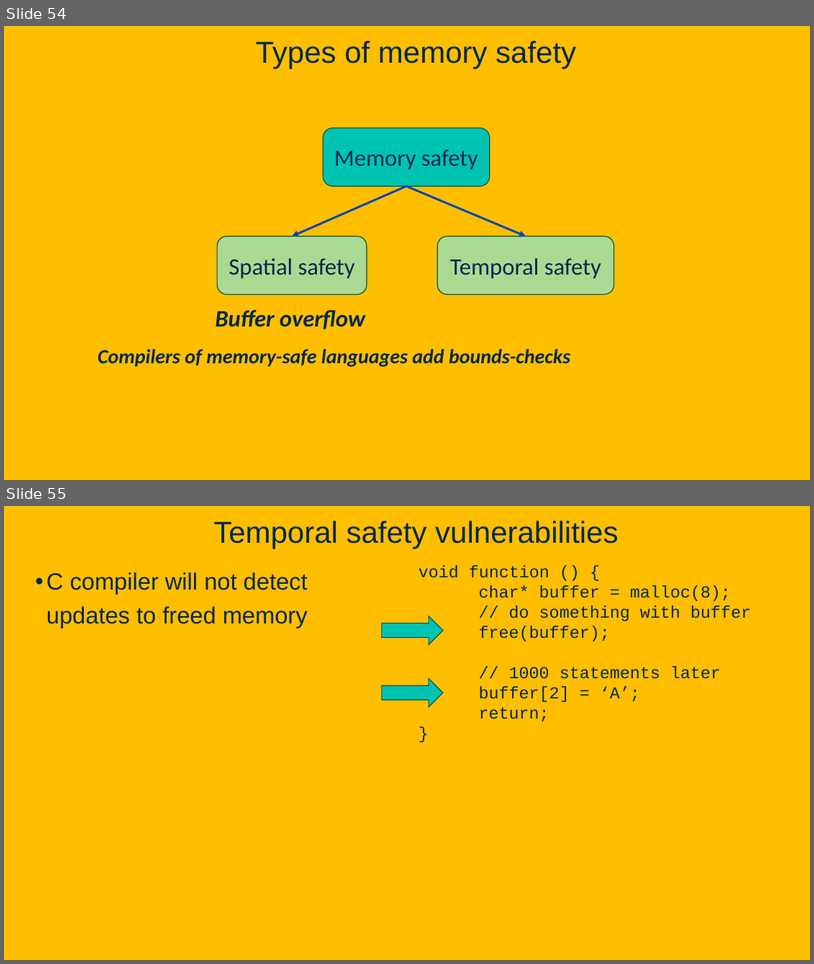
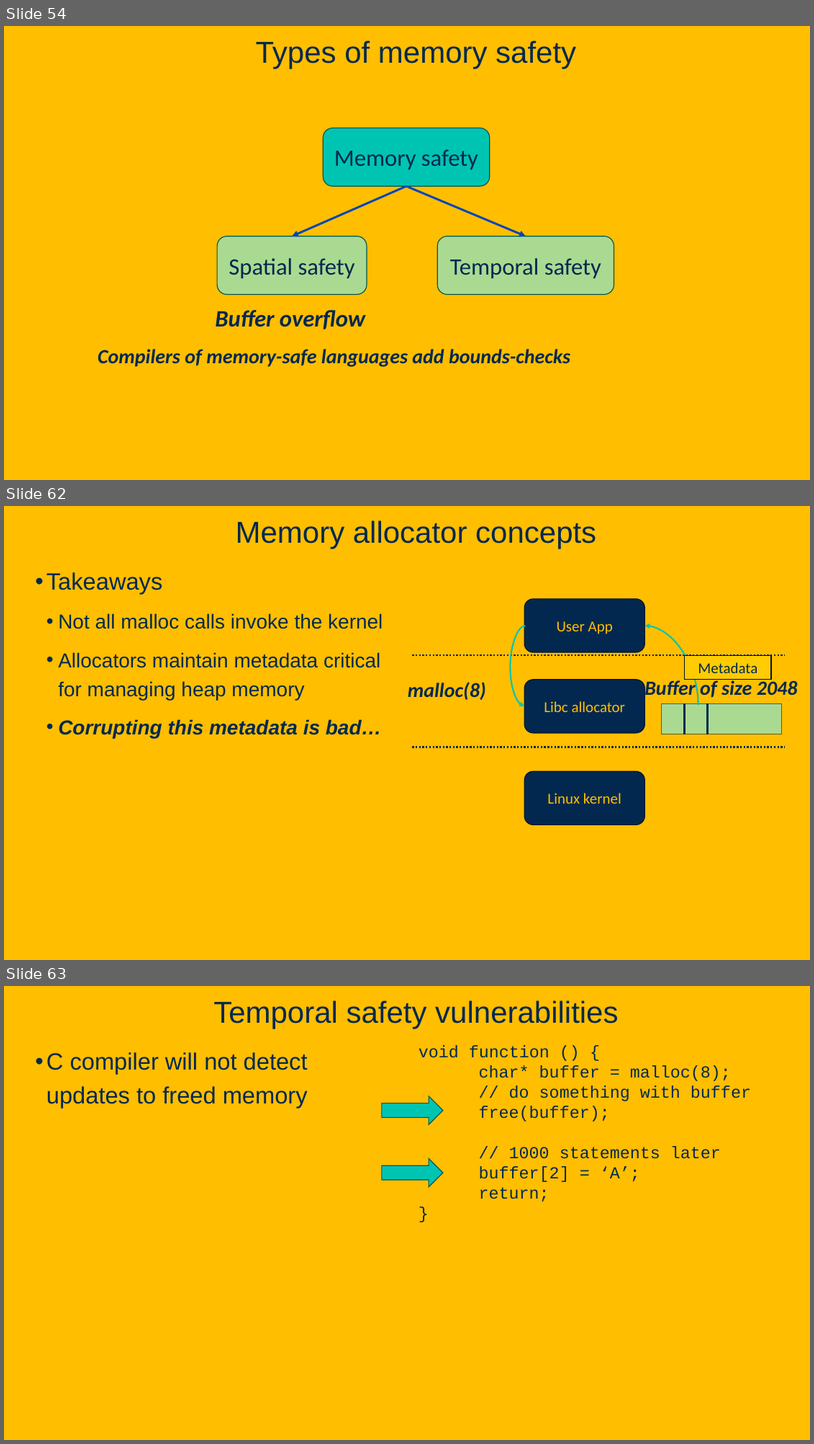
Before and after one commit to davsec-teaching/ecs160-f25, a slide deck: slides/9_software_security.pptx. Shown one above the other, each under a label of ours: slides 54 and 55 before the commit, slides 54, 62 and 63 after it; the slides between them are not shown. The pictures are 814x964 and 814x1444 pixels, drawn with LibreOffice and Linux fonts; fonts in the diff are those of the drawing; background and template pictures are left out. Boxes give left, top, right and bottom in pixels: in the first picture for what was removed or moved away, otherwise in the second. Text is boxed around its words. In the diff, an @@ line names an element or a change of style, - is before the commit and + after.

```diff
--- a/slides/9_software_security.pptx
+++ b/slides/9_software_security.pptx
@@ slide 62 added at box(4, 506, 810, 960), background picture (left out) @@
@@ title added at box(236, 520, 597, 548), 36 pt, text #022850 @@
+Memory allocator concepts
@@ text added at box(46, 572, 383, 738), 24 pt, text #022850 @@
+• Takeaways
+  • Not all malloc calls invoke the kernel
+  • Allocators maintain metadata critical for managing heap memory
+  • Corrupting this metadata is bad…
@@ rounded rectangle added at box(525, 599, 646, 651), fill #022850, outline #011223 1 pt, 18 pt, text #FFBE00 @@
+User App
@@ curved arrow added from (525, 626) to (525, 706), #00C4B2 1.75 pt @@
@@ curved arrow added from (699, 705) to (646, 626), #00C4B2 1.75 pt @@
@@ line added from (412, 656) to (786, 656), #022850 2 pt dashed @@
@@ rectangle added at box(685, 656, 772, 680), fill #FFCC00, outline #011223 1 pt, 18 pt, text #022850 @@
+Metadata
@@ text added at box(645, 678, 798, 700), 24 pt, text #022850, bold, italic @@
+Buffer of size 2048
@@ text added at box(408, 682, 486, 700), 24 pt, text #022850, bold, italic @@
+malloc(8)
@@ rounded rectangle added at box(525, 680, 646, 733), fill #022850, outline #011223 1 pt, 18 pt, text #FFBE00 @@
+Libc allocator
@@ rectangle added at box(661, 703, 782, 734), fill #AADA91, outline #4B6040 1 pt @@
@@ line added from (685, 703) to (685, 734), #022850 2.5 pt @@
@@ line added from (707, 703) to (707, 734), #022850 2.5 pt @@
@@ line added from (412, 746) to (786, 746), #022850 2 pt dashed @@
@@ rounded rectangle added at box(525, 771, 646, 824), fill #022850, outline #011223 1 pt, 18 pt, text #FFBE00 @@
+Linux kernel
@@ what was slide 55 is now slide 63 @@
```
Also in this commit, not shown: 5 slides changed, 7 other slides added.
